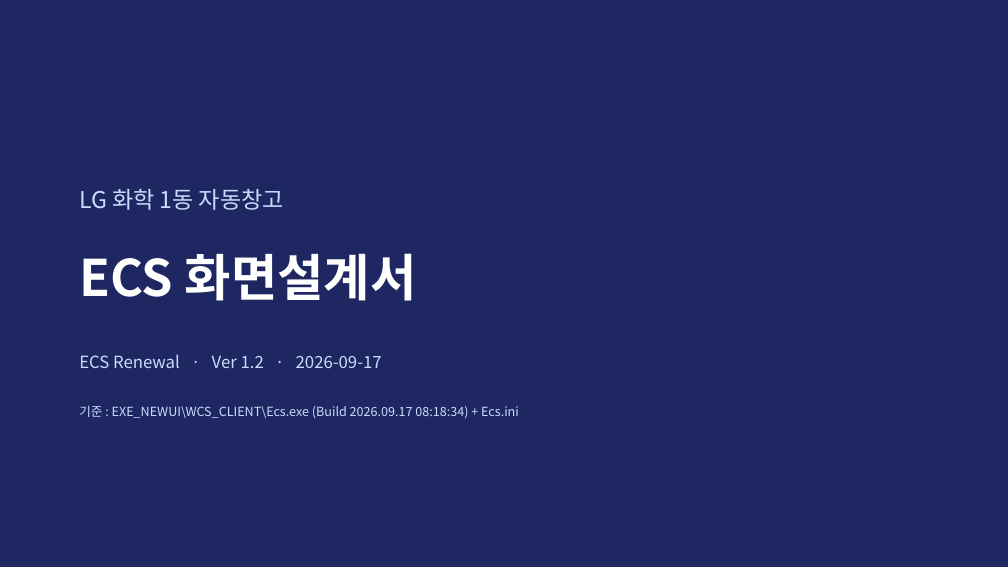
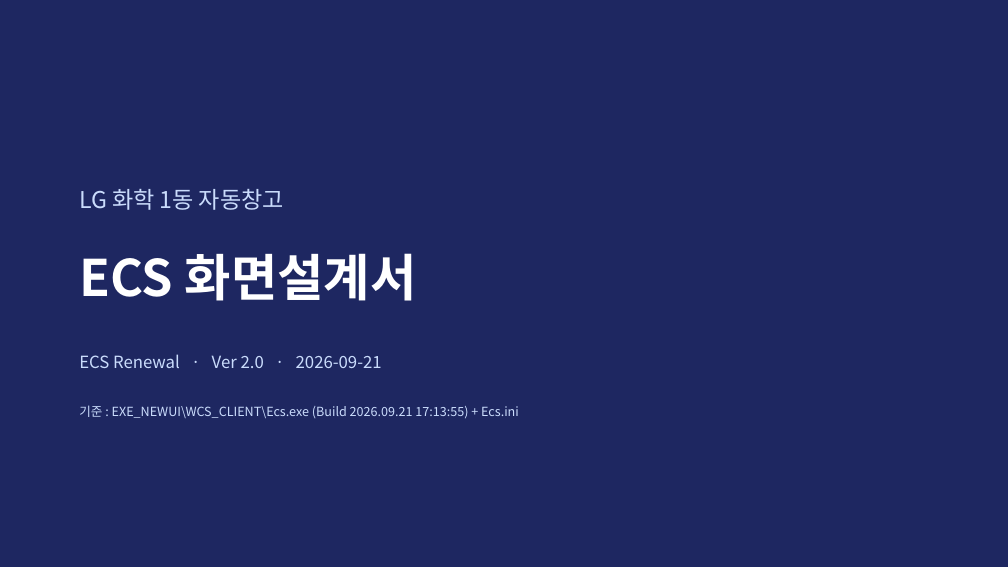
Before and after one commit to yeorijby-coder/LGLS_ALL, a slide deck: slide 1 of docs/산출물_20260921/06_ECS_화면설계서.pptx. Drawn at 1008x567 pixels with LibreOffice and Linux fonts; fonts in the diff are those of the drawing. Boxes give left, top, right and bottom in pixels: in the first picture for what was removed or moved away, otherwise in the second. Text is boxed around its words. In the diff, an @@ line names an element or a change of style, - is before the commit and + after.

```diff
--- a/docs/산출물_20260921/06_ECS_화면설계서.pptx
+++ b/docs/산출물_20260921/06_ECS_화면설계서.pptx
@@ text at bbox=[79, 354, 382, 368]: text changed @@
-ECS Renewal · Ver 1.2 · 2026-09-17
+ECS Renewal · Ver 2.0 · 2026-09-21
@@ text at bbox=[79, 405, 519, 418]: text changed @@
-기준 : EXE_NEWUI\WCS_CLIENT\Ecs.exe (Build 2026.09.17 08:18:34) + Ecs.ini
+기준 : EXE_NEWUI\WCS_CLIENT\Ecs.exe (Build 2026.09.21 17:13:55) + Ecs.ini
```
Also in this commit, not shown: 26 other slides changed, 10 other files.
